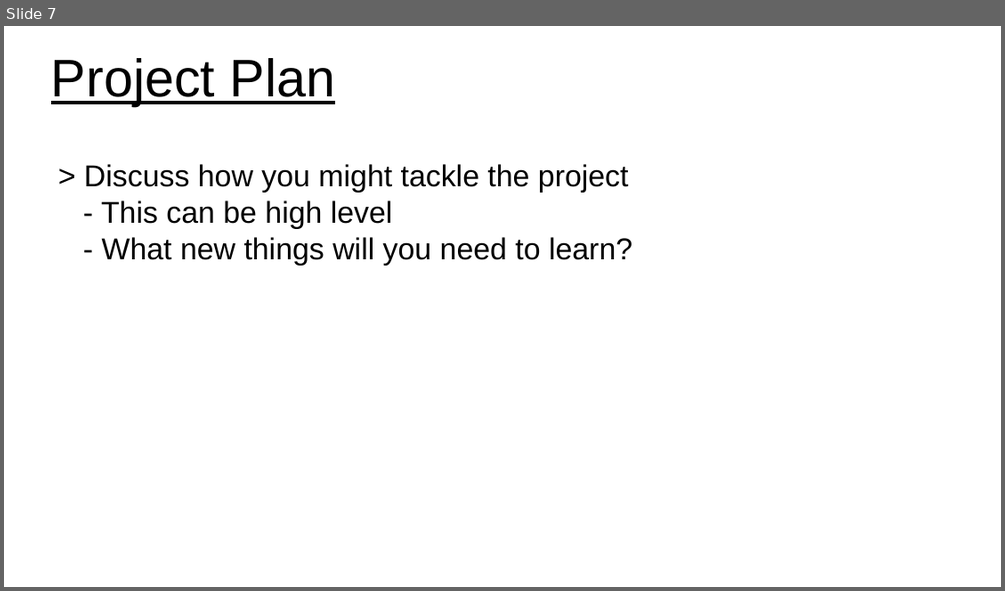
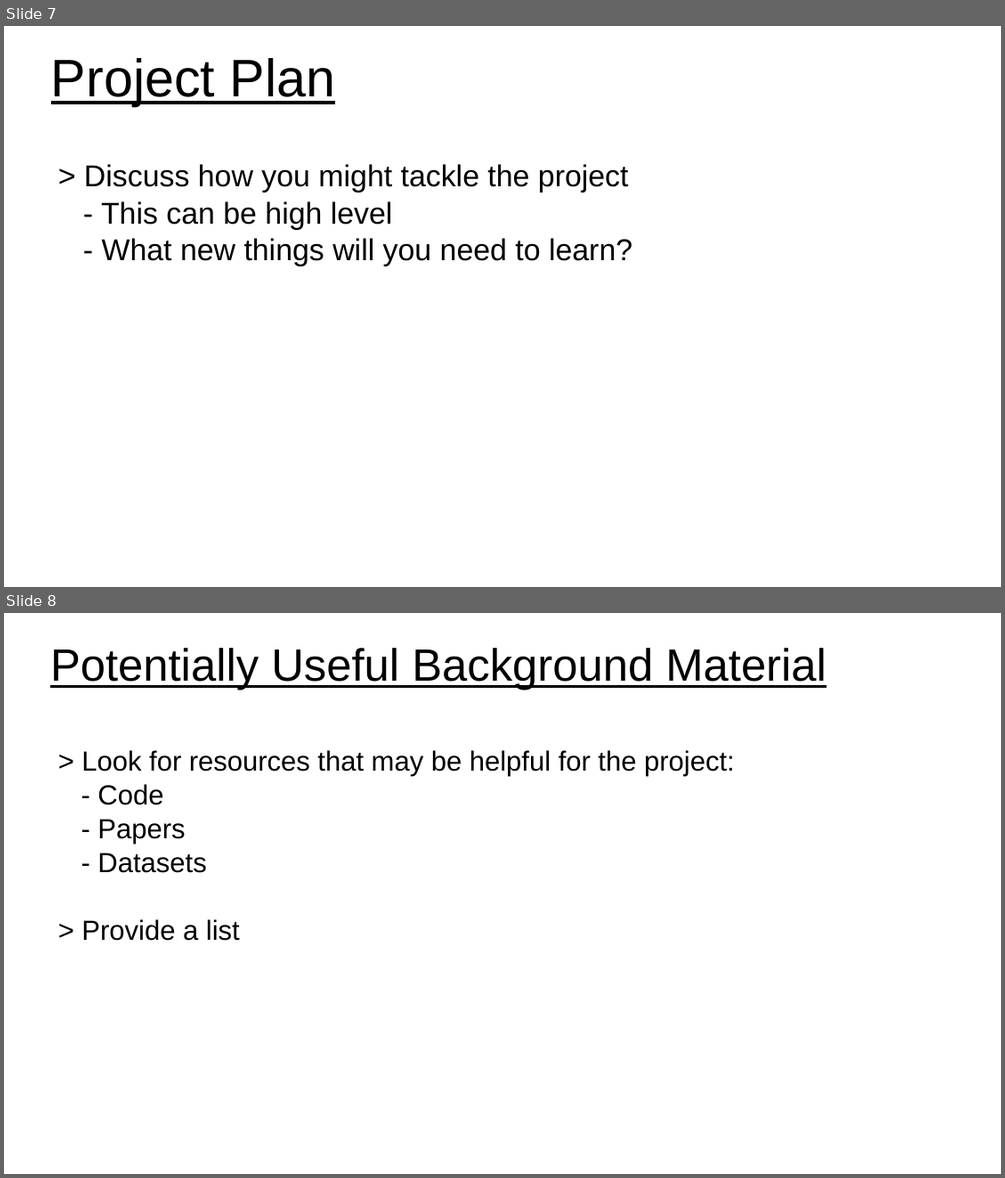
Before and after one commit to UVADS/ds6011, a slide deck: 09_effective_presentations.ppt. Shown one above the other, each under a label of ours: slide 7 before the commit, slides 7 and 8 after it. The pictures are 1005x591 and 1005x1178 pixels, drawn with LibreOffice and Linux fonts; fonts in the diff are those of the drawing. Boxes give left, top, right and bottom in pixels: in the first picture for what was removed or moved away, otherwise in the second. Text is boxed around its words. In the diff, an @@ line names an element or a change of style, - is before the commit and + after.

Commit message:
added slide on background resources

```diff
--- a/09_effective_presentations.ppt
+++ b/09_effective_presentations.ppt
@@ slide 8 added at (4, 613, 1001, 1174), background #FFFFFF @@
@@ text added at (50, 648, 826, 690), 36 pt, text #000000, underline @@
+Potentially Useful Background Material
@@ text added at (56, 648, 527, 660), 24 pt, text #FFFFFF, bold @@
+Potential Concerns and Blockers
@@ text added at (81, 750, 735, 941), 22 pt, text #000000 @@
+> Look for resources that may be helpful for the project:
+- Code
+- Papers
+- Datasets
+> Provide a list
```
Also in this commit, not shown: 1 slide changed, 1 other file.
